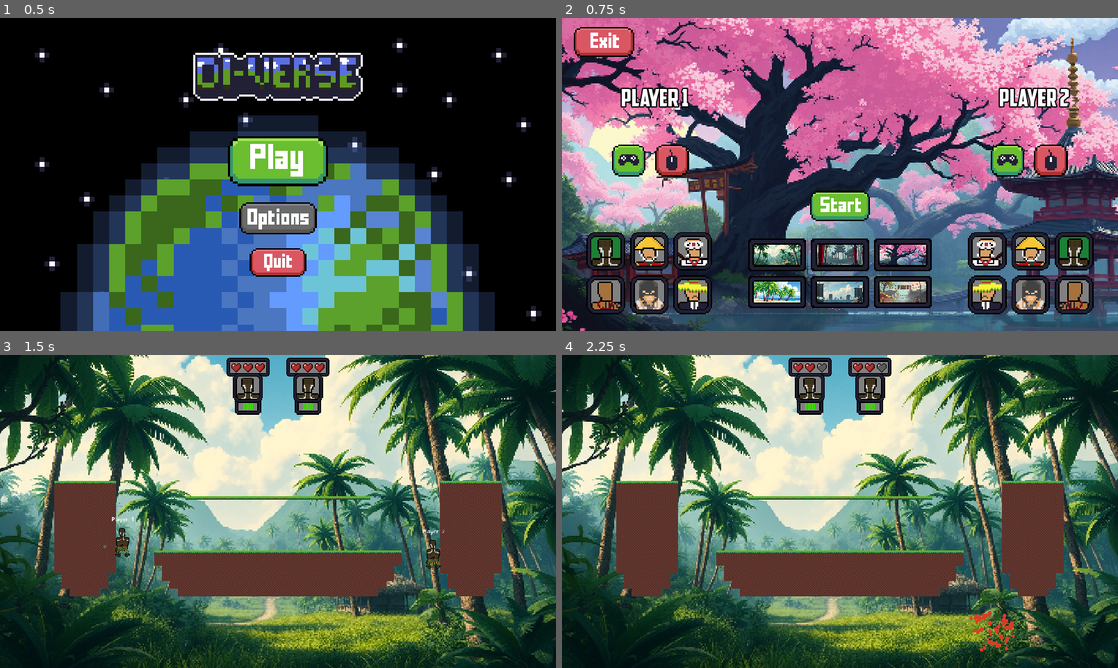
Above: before the commit, frames 1-4 (two rows, left to right).
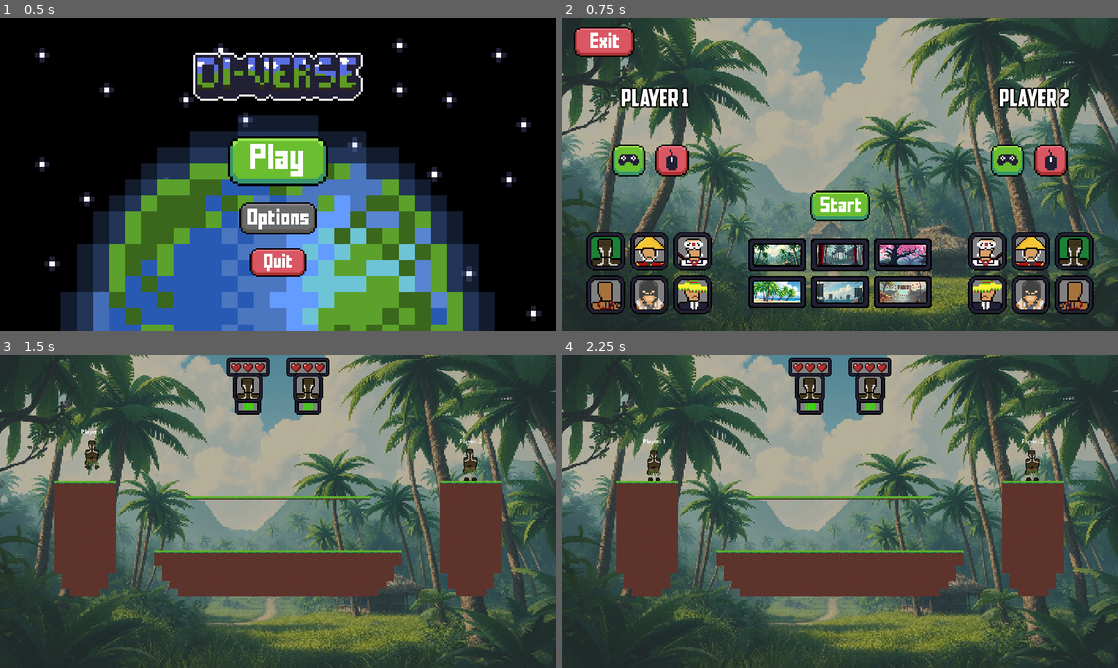
Above: after the commit, the same moments.

Repository: Erueti-Selwyn/DiVerse-Game
Game: Godot game, scene res://scenes/menu.tscn
The game is run twice, just before and just after one commit, with the same random seed, the same clock (stepped at 60 frames per second) and the same inputs.
Inputs (mouse positions are in pixels of both pictures, inside the frame that each line leads up to):
- Up to frame 1 (0.5 s): no input
- Up to frame 2 (0.75 s): click (840, 161) at 0.5 s
- Up to frame 3 (1.5 s): click (278, 542) at 1.25 s
- Up to frame 4 (2.25 s): hold D (move_right) from 2.03 s (still down); tap Space (jump) at 2.1 s

Frame 1 is identical in both runs. In frame 2, 75% of the frame differs, in the area x 0-100%, y 0-100%; in frame 3, 58%; in frame 4, 58%.

Commit message:
Updated Winning Screen

Diff:
--- a/2DFightingGodot/scenes/Level.tscn
+++ b/2DFightingGodot/scenes/Level.tscn
@@ -62,62 +62,6 @@
 [sub_resource type="TileSetAtlasSource" id="TileSetAtlasSource_wrw43"]
 texture = ExtResource("10_5ms4v")
 0:0/0 = 0
-1:0/0 = 0
-2:0/0 = 0
-3:0/0 = 0
-4:0/0 = 0
-5:0/0 = 0
-6:0/0 = 0
-7:0/0 = 0
-0:1/0 = 0
-1:1/0 = 0
-2:1/0 = 0
-3:1/0 = 0
-
-[sub_resource type="TileSet" id="TileSet_pjwfo"]
-sources/0 = SubResource("TileSetAtlasSource_wrw43")
-
-[sub_resource type="TileSetAtlasSource" id="TileSetAtlasSource_ptkk3"]
-texture = ExtResource("8_2ecmd")
-0:0/0 = 0
-0:0/0/physics_layer_0/linear_velocity = Vector2(0, 0)
-0:0/0/physics_layer_0/angular_velocity = 0.0
-0:0/0/physics_layer_0/polygon_0/points = PackedVector2Array(-8, -8, 8, -8, 8, 0, -8, 0)
-0:0/0/physics_layer_0/polygon_0/one_way = true
-
-[sub_resource type="TileSetAtlasSource" id="TileSetAtlasSource_0qvd4"]
-texture = ExtResource("9_8bhsn")
-0:0/0 = 0
-0:0/0/physics_layer_0/linear_velocity = Vector2(0, 0)
-0:0/0/physics_layer_0/angular_velocity = 0.0
-0:0/0/physics_layer_0/polygon_0/points = PackedVector2Array(-8, -8, 8, -8, 8, 8, -8, 8)
-
-[sub_resource type="TileSet" id="TileSet_3vplv"]
-physics_layer_0/collision_layer = 0
-sources/1 = SubResource("TileSetAtlasSource_ptkk3")
-sources/2 = SubResource("TileSetAtlasSource_0qvd4")
-
-[sub_resource type="TileSetAtlasSource" id="TileSetAtlasSource_voygn"]
-texture = ExtResource("10_5ms4v")
-0:0/0 = 0
-1:0/0 = 0
-2:0/0 = 0
-3:0/0 = 0
-4:0/0 = 0
-5:0/0 = 0
-6:0/0 = 0
-7:0/0 = 0
-0:1/0 = 0
-1:1/0 = 0
-2:1/0 = 0
-3:1/0 = 0
-
-[sub_resource type="TileSet" id="TileSet_yaawk"]
-sources/0 = SubResource("TileSetAtlasSource_voygn")
-
-[sub_resource type="TileSetAtlasSource" id="TileSetAtlasSource_dbts7"]
-texture = ExtResource("10_5ms4v")
-0:0/0 = 0
 0:0/0/physics_layer_0/linear_velocity = Vector2(0, 0)
 0:0/0/physics_layer_0/angular_velocity = 0.0
 1:0/0 = 0
@@ -154,6 +98,112 @@
 3:1/0/physics_layer_0/linear_velocity = Vector2(0, 0)
 3:1/0/physics_layer_0/angular_velocity = 0.0
 
+[sub_resource type="TileSet" id="TileSet_pjwfo"]
+physics_layer_0/collision_layer = 0
+sources/0 = SubResource("TileSetAtlasSource_wrw43")
+
+[sub_resource type="TileSetAtlasSource" id="TileSetAtlasSource_ptkk3"]
+texture = ExtResource("8_2ecmd")
+0:0/0 = 0
+0:0/0/physics_layer_0/linear_velocity = Vector2(0, 0)
+0:0/0/physics_layer_0/angular_velocity = 0.0
+0:0/0/physics_layer_0/polygon_0/points = PackedVector2Array(-8, -8, 8, -8, 8, 0, -8, 0)
+0:0/0/physics_layer_0/polygon_0/one_way = true
+
+[sub_resource type="TileSetAtlasSource" id="TileSetAtlasSource_0qvd4"]
+texture = ExtResource("9_8bhsn")
+0:0/0 = 0
+0:0/0/physics_layer_0/linear_velocity = Vector2(0, 0)
+0:0/0/physics_layer_0/angular_velocity = 0.0
+0:0/0/physics_layer_0/polygon_0/points = PackedVector2Array(-8, -8, 8, -8, 8, 8, -8, 8)
+
+[sub_resource type="TileSet" id="TileSet_3vplv"]
+physics_layer_0/collision_layer = 0
+sources/1 = SubResource("TileSetAtlasSource_ptkk3")
+sources/2 = SubResource("TileSetAtlasSource_0qvd4")
+
+[sub_resource type="TileSetAtlasSource" id="TileSetAtlasSource_voygn"]
+texture = ExtResource("10_5ms4v")
+0:0/0 = 0
+0:0/0/physics_layer_0/linear_velocity = Vector2(0, 0)
+0:0/0/physics_layer_0/angular_velocity = 0.0
+1:0/0 = 0
+1:0/0/physics_layer_0/linear_velocity = Vector2(0, 0)
+1:0/0/physics_layer_0/angular_velocity = 0.0
+2:0/0 = 0
+2:0/0/physics_layer_0/linear_velocity = Vector2(0, 0)
+2:0/0/physics_layer_0/angular_velocity = 0.0
+3:0/0 = 0
+3:0/0/physics_layer_0/linear_velocity = Vector2(0, 0)
+3:0/0/physics_layer_0/angular_velocity = 0.0
+4:0/0 = 0
+4:0/0/physics_layer_0/linear_velocity = Vector2(0, 0)
+4:0/0/physics_layer_0/angular_velocity = 0.0
+5:0/0 = 0
+5:0/0/physics_layer_0/linear_velocity = Vector2(0, 0)
+5:0/0/physics_layer_0/angular_velocity = 0.0
+6:0/0 = 0
+6:0/0/physics_layer_0/linear_velocity = Vector2(0, 0)
+6:0/0/physics_layer_0/angular_velocity = 0.0
+7:0/0 = 0
+7:0/0/physics_layer_0/linear_velocity = Vector2(0, 0)
+7:0/0/physics_layer_0/angular_velocity = 0.0
+0:1/0 = 0
+0:1/0/physics_layer_0/linear_velocity = Vector2(0, 0)
+0:1/0/physics_layer_0/angular_velocity = 0.0
+1:1/0 = 0
+1:1/0/physics_layer_0/linear_velocity = Vector2(0, 0)
+1:1/0/physics_layer_0/angular_velocity = 0.0
+2:1/0 = 0
+2:1/0/physics_layer_0/linear_velocity = Vector2(0, 0)
+2:1/0/physics_layer_0/angular_velocity = 0.0
+3:1/0 = 0
+3:1/0/physics_layer_0/linear_velocity = Vector2(0, 0)
+3:1/0/physics_layer_0/angular_velocity = 0.0
+
+[sub_resource type="TileSet" id="TileSet_yaawk"]
+physics_layer_0/collision_layer = 0
+sources/0 = SubResource("TileSetAtlasSource_voygn")
+
+[sub_resource type="TileSetAtlasSource" id="TileSetAtlasSource_dbts7"]
+texture = ExtResource("10_5ms4v")
+0:0/0 = 0
+0:0/0/physics_layer_0/linear_velocity = Vector2(0, 0)
+0:0/0/physics_layer_0/angular_velocity = 0.0
+1:0/0 = 0
+1:0/0/physics_layer_0/linear_velocity = Vector2(0, 0)
+1:0/0/physics_layer_0/angular_velocity = 0.0
+2:0/0 = 0
+2:0/0/physics_layer_0/linear_velocity = Vector2(0, 0)
+2:0/0/physics_layer_0/angular_velocity = 0.0
+3:0/0 = 0
+3:0/0/physics_layer_0/linear_velocity = Vector2(0, 0)
+3:0/0/physics_layer_0/angular_velocity = 0.0
+4:0/0 = 0
+4:0/0/physics_layer_0/linear_velocity = Vector2(0, 0)
+4:0/0/physics_layer_0/angular_velocity = 0.0
+5:0/0 = 0
+5:0/0/physics_layer_0/linear_velocity = Vector2(0, 0)
+5:0/0/physics_layer_0/angular_velocity = 0.0
+6:0/0 = 0
+6:0/0/physics_layer_0/linear_velocity = Vector2(0, 0)
+6:0/0/physics_layer_0/angular_velocity = 0.0
+7:0/0 = 0
+7:0/0/physics_layer_0/linear_velocity = Vector2(0, 0)
+7:0/0/physics_layer_0/angular_velocity = 0.0
+0:1/0 = 0
+0:1/0/physics_layer_0/linear_velocity = Vector2(0, 0)
+0:1/0/physics_layer_0/angular_velocity = 0.0
+1:1/0 = 0
+1:1/0/physics_layer_0/linear_velocity = Vector2(0, 0)
+1:1/0/physics_layer_0/angular_velocity = 0.0
+2:1/0 = 0
+2:1/0/physics_layer_0/linear_velocity = Vector2(0, 0)
+2:1/0/physics_layer_0/angular_velocity = 0.0
+3:1/0 = 0
+3:1/0/physics_layer_0/linear_velocity = Vector2(0, 0)
+3:1/0/physics_layer_0/angular_velocity = 0.0
+
 [sub_resource type="TileSet" id="TileSet_ad10l"]
 physics_layer_0/collision_layer = 0
 sources/0 = SubResource("TileSetAtlasSource_dbts7")
@@ -161,19 +211,44 @@
 [sub_resource type="TileSetAtlasSource" id="TileSetAtlasSource_h4vkq"]
 texture = ExtResource("10_5ms4v")
 0:0/0 = 0
+0:0/0/physics_layer_0/linear_velocity = Vector2(0, 0)
+0:0/0/physics_layer_0/angular_velocity = 0.0
 1:0/0 = 0
+1:0/0/physics_layer_0/linear_velocity = Vector2(0, 0)
+1:0/0/physics_layer_0/angular_velocity = 0.0
 2:0/0 = 0
+2:0/0/physics_layer_0/linear_velocity = Vector2(0, 0)
+2:0/0/physics_layer_0/angular_velocity = 0.0
 3:0/0 = 0
+3:0/0/physics_layer_0/linear_velocity = Vector2(0, 0)
+3:0/0/physics_layer_0/angular_velocity = 0.0
 4:0/0 = 0
+4:0/0/physics_layer_0/linear_velocity = Vector2(0, 0)
+4:0/0/physics_layer_0/angular_velocity = 0.0
 5:0/0 = 0
+5:0/0/physics_layer_0/linear_velocity = Vector2(0, 0)
+5:0/0/physics_layer_0/angular_velocity = 0.0
 6:0/0 = 0
+6:0/0/physics_layer_0/linear_velocity = Vector2(0, 0)
+6:0/0/physics_layer_0/angular_velocity = 0.0
 7:0/0 = 0
+7:0/0/physics_layer_0/linear_velocity = Vector2(0, 0)
+7:0/0/physics_layer_0/angular_velocity = 0.0
 0:1/0 = 0
+0:1/0/physics_layer_0/linear_velocity = Vector2(0, 0)
+0:1/0/physics_layer_0/angular_velocity = 0.0
 1:1/0 = 0
+1:1/0/physics_layer_0/linear_velocity = Vector2(0, 0)
+1:1/0/physics_layer_0/angular_velocity = 0.0
 2:1/0 = 0
+2:1/0/physics_layer_0/linear_velocity = Vector2(0, 0)
+2:1/0/physics_layer_0/angular_velocity = 0.0
 3:1/0 = 0
+3:1/0/physics_layer_0/linear_velocity = Vector2(0, 0)
+3:1/0/physics_layer_0/angular_velocity = 0.0
 
 [sub_resource type="TileSet" id="TileSet_dvj3v"]
+physics_layer_0/collision_layer = 0
 sources/0 = SubResource("TileSetAtlasSource_h4vkq")
 
 [sub_resource type="WorldBoundaryShape2D" id="WorldBoundaryShape2D_ig2vd"]
@@ -196,6 +271,7 @@
 scale = Vector2(0.62, 0.62)
 
 [node name="TextureRect" type="TextureRect" parent="."]
+self_modulate = Color(1, 1, 1, 0.588235)
 anchors_preset = 8
 anchor_left = 0.5
 anchor_top = 0.5
--- a/2DFightingGodot/scenes/character_select.tscn
+++ b/2DFightingGodot/scenes/character_select.tscn
@@ -46,14 +46,14 @@
 script = ExtResource("1_mqc48")
 
 [node name="TextureRect" type="TextureRect" parent="."]
-z_index = -2
-layout_mode = 1
-anchors_preset = 15
-anchor_right = 1.0
-anchor_bottom = 1.0
-grow_horizontal = 2
-grow_vertical = 2
-texture = ExtResource("3_waiyq")
+self_modulate = Color(1, 1, 1, 0.588235)
+layout_mode = 1
+anchors_preset = 15
+anchor_right = 1.0
+anchor_bottom = 1.0
+grow_horizontal = 2
+grow_vertical = 2
+texture = ExtResource("22_uiwv1")
 expand_mode = 2
 
 [node name="MarginContainer" type="MarginContainer" parent="."]
--- a/2DFightingGodot/scenes/win.tscn
+++ b/2DFightingGodot/scenes/win.tscn
@@ -16,7 +16,8 @@
 grow_vertical = 2
 script = ExtResource("1_350ma")
 
-[node name="TextureRect2" type="TextureRect" parent="."]
+[node name="background" type="TextureRect" parent="."]
+self_modulate = Color(1, 1, 1, 0.313726)
 layout_mode = 1
 anchors_preset = 15
 anchor_right = 1.0
--- a/2DFightingGodot/scripts/Level.gd
+++ b/2DFightingGodot/scripts/Level.gd
@@ -38,7 +38,7 @@
 	pass
 
 func start_timer():
-	randomTime = randi_range(20, 40)
+	randomTime = randi_range(8, 20)
 	await get_tree().create_timer(randomTime).timeout
 	create_box()
 
--- a/2DFightingGodot/scripts/Player.gd
+++ b/2DFightingGodot/scripts/Player.gd
@@ -117,6 +117,10 @@
 	shootCooldown = 0.2
 	health = 100
 	isDead = false
+	if player_index == 1:
+		global_position = spawnlocation1.global_position
+	elif player_index == 2:
+		global_position = spawnlocation2.global_position
 	if player_index == 1:
 		if global_script.player1Controller == true:
 			player_controller_index = 0
@@ -404,7 +408,7 @@
 		else:
 			if player_keyboard_index == 0:
 				if !doubleKeyboard:
-					if Input.is_action_just_pressed("jump") && !attacking:
+					if (Input.is_action_just_pressed("jump") || Input.is_action_just_pressed("move_up")) && !attacking:
 						if !joy_jump_pressed:
 							joy_jump_pressed = true
 							if dub_jumps > 0:
--- a/2DFightingGodot/scripts/win.gd
+++ b/2DFightingGodot/scripts/win.gd
@@ -1,10 +1,28 @@
 extends Node
+const africanBackground = preload("res://assets/backgrounds/africa.png")
+const chineseBackground = preload("res://assets/backgrounds/china map pixel.png")
+const japaneseBackground = preload("res://assets/backgrounds/japan mapp.png")
+const samoanBackground = preload("res://assets/backgrounds/samoa.png")
+const vikingBackground = preload("res://assets/backgrounds/viking.png")
+const mexicanBackground = preload("res://assets/backgrounds/mexico final map.png")
 @onready var global_script = $"/root/Global"
+@onready var background = $background
 @onready var winnerTitle = $HBoxContainer/VBoxContainer/Label
 # Called when the node enters the scene tree for the first time.
 func _ready():
 	winnerTitle.text = "Player "  + str(global_script.winningPlayer) + " Wins!"
-
+	if global_script.mapType == 1:
+		background.texture = africanBackground
+	elif global_script.mapType == 2:
+		background.texture = chineseBackground
+	elif global_script.mapType == 3:
+		background.texture = japaneseBackground
+	elif global_script.mapType == 4:
+		background.texture = samoanBackground
+	elif global_script.mapType == 5:
+		background.texture = vikingBackground
+	elif global_script.mapType == 6:
+		background.texture = mexicanBackground
 
 
 # Called every frame. 'delta' is the elapsed time since the previous frame.
